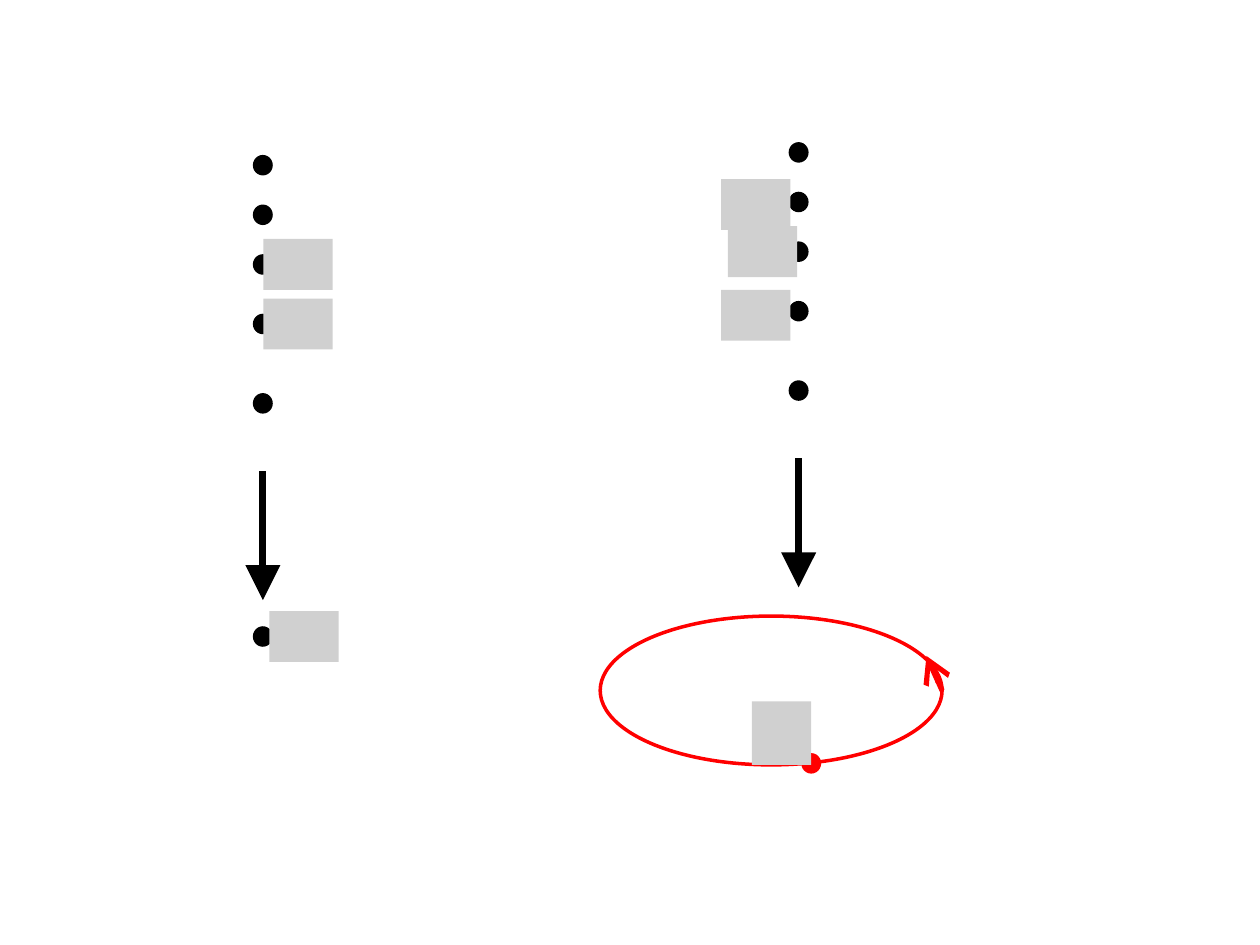
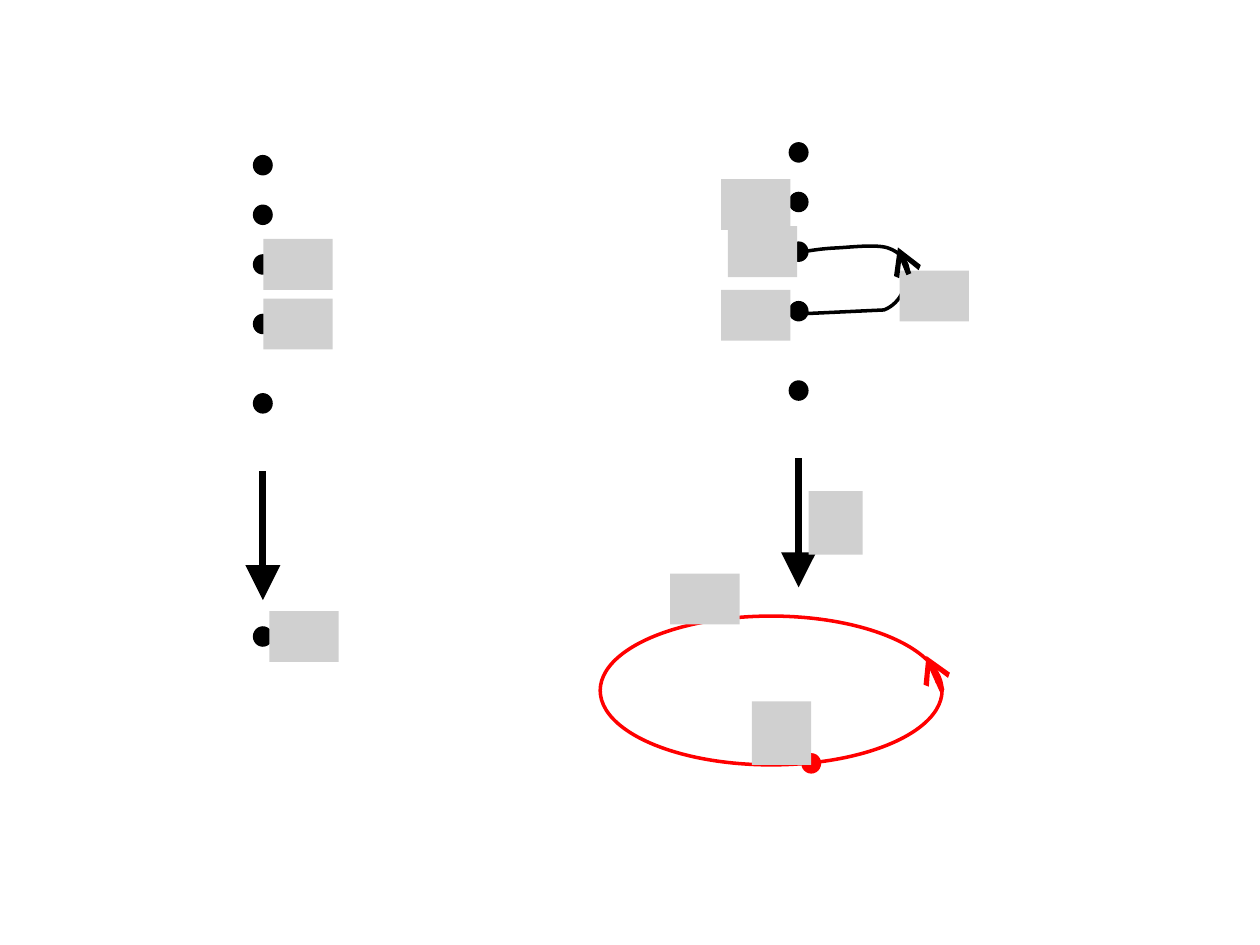
Before and after one commit to lutteropp/GeoTopo, a slide deck: slide 112 of images/Bilder.pptx. Drawn at 1260x945 pixels with LibreOffice and Linux fonts; fonts in the diff are those of the drawing; grey boxes stand for pictures. Boxes give left, top, right and bottom in pixels: in the first picture for what was removed or moved away, otherwise in the second. Text is boxed around its words. In the diff, an @@ line names an element or a change of style, - is before the commit and + after.

```diff
--- a/images/Bilder.pptx
+++ b/images/Bilder.pptx
@@ freeform shape added at [798,246,907,314], outline #000000 2 pt @@
@@ arrow added from (908, 272) to (898, 247), #000000 3 pt @@
@@ picture added at [900,271,969,321] @@
@@ picture added at [809,491,863,554] @@
@@ picture added at [670,573,740,624] @@
```
Also in this commit, not shown: 2 other slides changed, 10 slides added, 23 other files.
